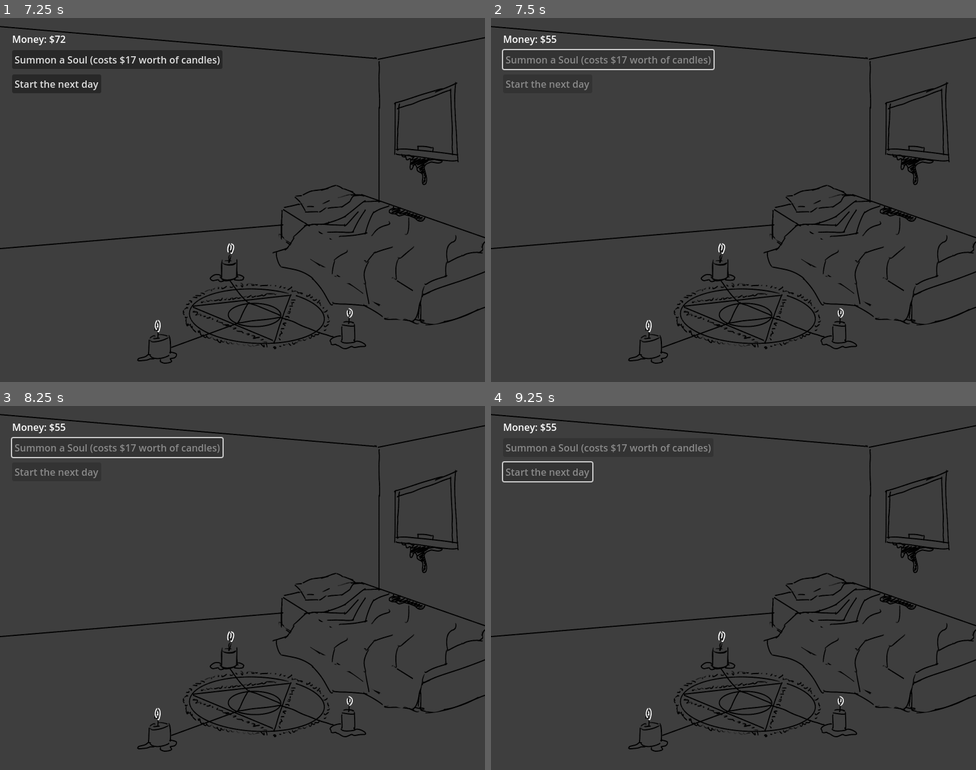
Above: before the commit, frames 1-4 (two rows, left to right).
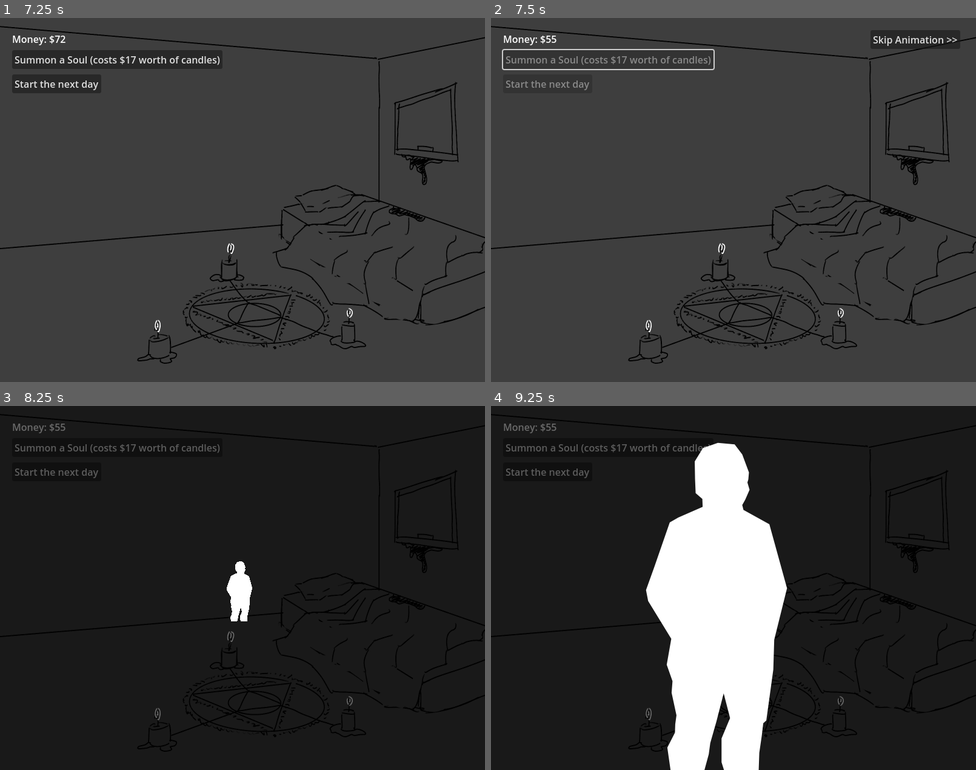
Above: after the commit, the same moments.

Repository: m4ym4y/ld55-soul-purpose
Game: Godot game, scene res://main.tscn
Same seed, same stepped clock (60 frames per second), same inputs: the game is played once before the commit and once after it.
Inputs (mouse positions are in pixels of both pictures, inside the frame that each line leads up to):
- Up to frame 1 (7.25 s): click "Start Game" at 0.5 s; tap Enter at 1.25, 2.75, 4.25 s; move the mouse to (349, 181) at 1.27 s; click (349, 181) at 1.42 s; tap Space at 2, 3.5, 5 s; move the mouse to (145, 218) at 2.02 s; click (145, 218) at 2.17 s; move the mouse to (291, 119) at 2.77 s; click (291, 119) at 2.92 s; move the mouse to (218, 272) at 3.52 s; click (218, 272) at 3.67 s; move the mouse to (388, 254) at 4.27 s; click (388, 254) at 4.42 s; move the mouse to (97, 145) at 5.02 s; click (97, 145) at 5.17 s; move the mouse to (266, 200) at 5.77 s; click (266, 200) at 5.92 s; move the mouse to (169, 109) at 6.52 s; click (169, 109) at 6.67 s
- Up to frame 2 (7.5 s): click "Summon a Soul (costs $17 wort…" at 7.25 s
- Up to frame 3 (8.25 s): click (426, 427) at 8 s, where only the run after the commit has a clickable "Skip Animation >>"
- Up to frame 4 (9.25 s): click (549, 471) at 8.75 s, where only the run after the commit has a clickable "Start the next day"

Frame 1 is identical in both runs. In frame 2, 0.1% of the frame differs, in the area x 78-97%, y 5-8%; in frame 3, 96%; in frame 4, 97%, in the area x 0-100%, y 0-100%.

Commit message:
add skippable animation for summoning

Diff:
--- a/room.gd
+++ b/room.gd
@@ -87,7 +87,6 @@
 # placeholder state
 func init(_state):
 	state = _state
-	print("LOAD STATE", state.money)
 
 # Called every frame. 'delta' is the elapsed time since the previous frame.
 func _process(delta):
@@ -102,6 +101,11 @@
 	disable_controls()
 	summoning = true
 	$Room.play("summoning")
+	$Skip.visible = true
+	$Skip.disabled = false
+
+func _on_skip_pressed():
+	_on_room_animation_finished()
 
 var pull_result = ""
 
@@ -145,9 +149,9 @@
 	start_summoning()
 
 func _on_room_animation_finished():
+	$Skip.visible = false
+	$Skip.disabled = true
 	$Room.play("default")
-	reset_button()
-	reset_button()
 	reset_button()
 	summoning = false
 	finish_summoning()
--- a/room.tscn
+++ b/room.tscn
@@ -151,9 +151,18 @@
 [node name="DialogueBox" parent="." instance=ExtResource("12_40mwk")]
 visible = false
 
+[node name="Skip" type="Button" parent="."]
+visible = false
+offset_left = 626.0
+offset_top = 20.0
+offset_right = 774.0
+offset_bottom = 51.0
+text = "Skip Animation >>"
+
 [connection signal="animation_finished" from="Room" to="." method="_on_room_animation_finished"]
 [connection signal="pressed" from="Button" to="." method="_on_button_pressed"]
 [connection signal="pressed" from="NextDayButton" to="." method="_on_next_day_button_pressed"]
 [connection signal="frame_changed" from="SummonResult" to="." method="_on_summon_result_frame_changed"]
 [connection signal="dismissed" from="TransitionBox" to="." method="_on_transition_box_dismissed"]
 [connection signal="finished" from="DialogueBox" to="." method="_on_dialogue_box_finished"]
+[connection signal="pressed" from="Skip" to="." method="_on_skip_pressed"]
Not shown, changed: README.md
